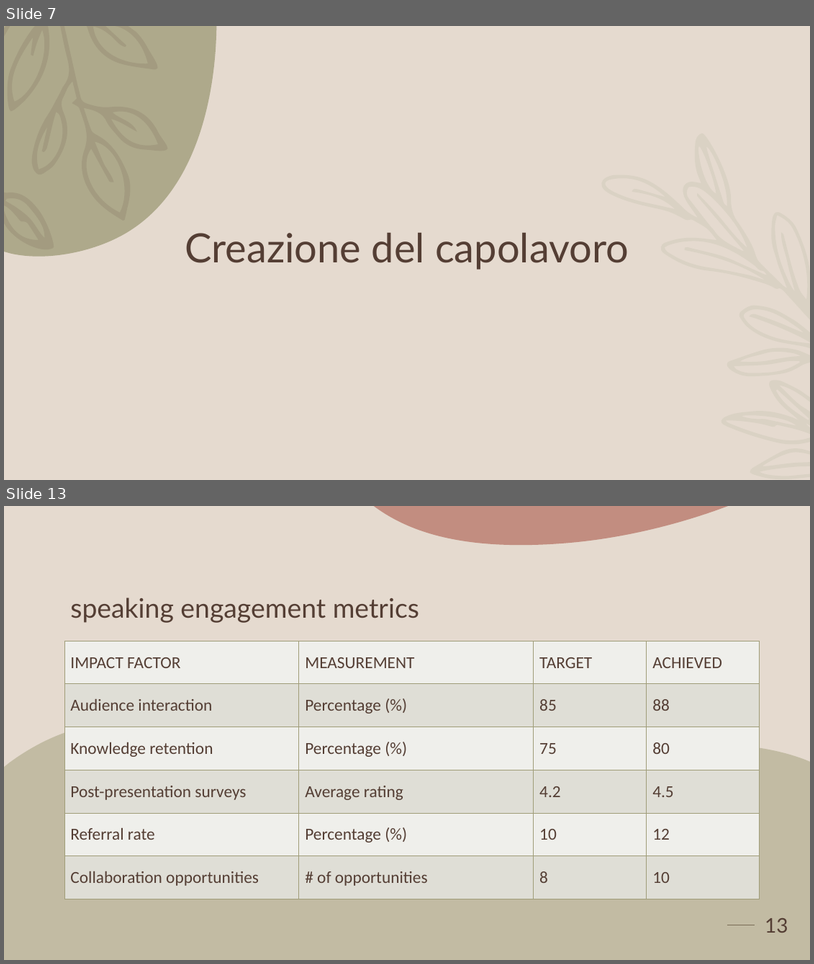
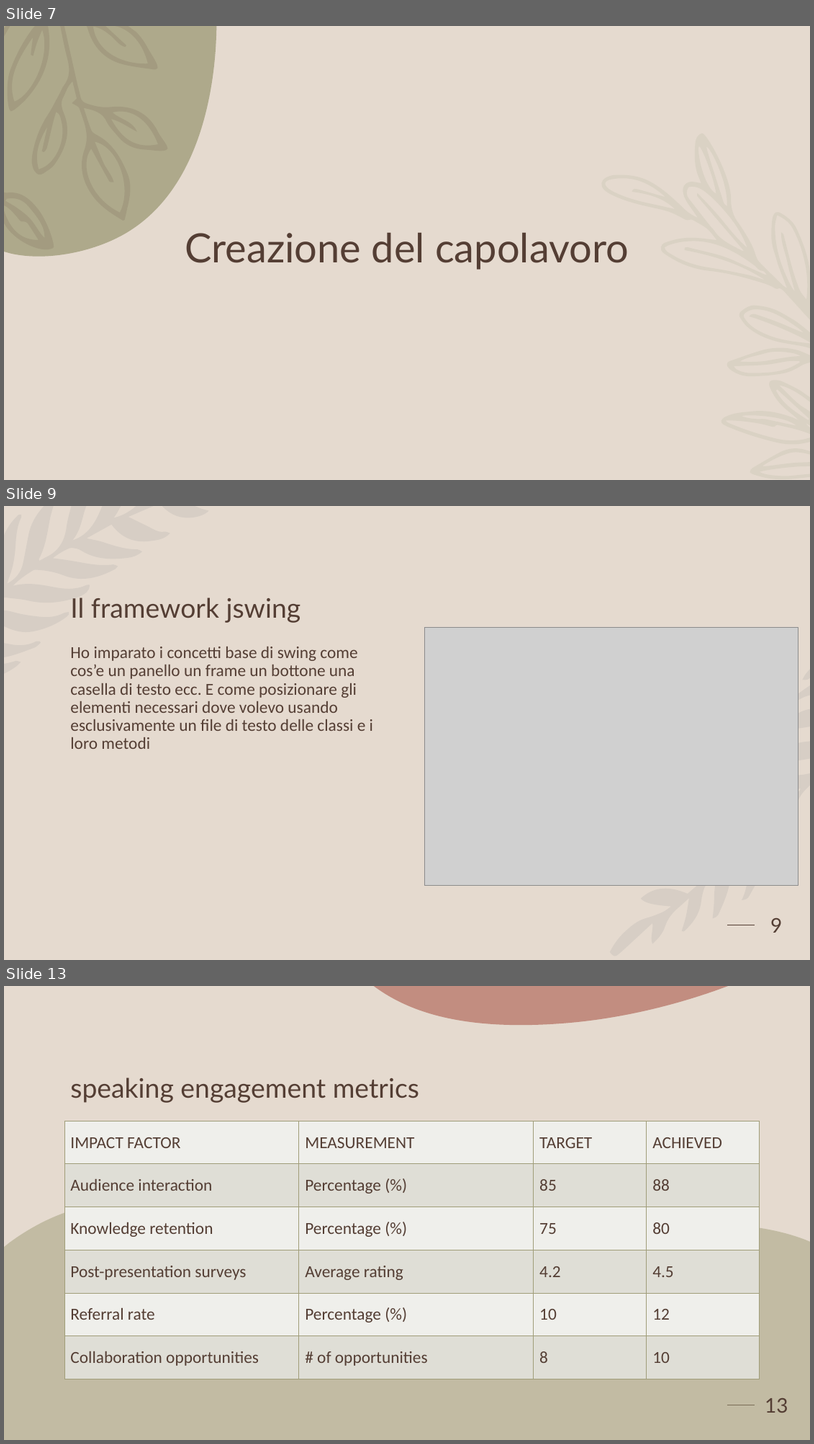
Before and after one commit to Alex123310/Appunti-Compiti, a slide deck: Il Mio.pptx. Shown one above the other, each under a label of ours: slides 7 and 13 before the commit, slides 7, 9 and 13 after it; the slides between them are not shown. The pictures are 814x964 and 814x1444 pixels, drawn with LibreOffice and Linux fonts; fonts in the diff are those of the drawing; grey boxes stand for pictures; background and template pictures are left out. Boxes give left, top, right and bottom in pixels: in the first picture for what was removed or moved away, otherwise in the second. Text is boxed around its words. In the diff, an @@ line names an element or a change of style, - is before the commit and + after.

```diff
--- a/Il Mio.pptx
+++ b/Il Mio.pptx
@@ slide 9 added at <box>4,506,810,960</box>, background #E5DACF; not listed: 1 template element that a slide beside it also shows @@
@@ freeform shape added at <box>4,506,209,674</box>, fill #5D6A76 at 10% opacity @@
@@ title added at <box>70,597,301,623</box>, 32 pt, text #543E34 @@
+Il framework jswing
@@ picture added at <box>424,627,799,885</box> @@
@@ text added at <box>70,646,373,749</box>, 20 pt, text #543E34 @@
+Ho imparato i concetti base di swing come cos’e un panello un frame un bottone una casella di testo ecc. E come posizionare gli elementi necessari dove volevo usando esclusivamente un file di testo delle classi e i loro metodi
@@ freeform shape added at <box>610,669,810,956</box>, fill #5D6A76 at 10% opacity @@
@@ page number added at <box>771,918,782,932</box>, 24 pt, text #543E34 @@
+9
```
Also in this commit, not shown: 4 slides changed, 2 other slides added, 3 slides removed.
